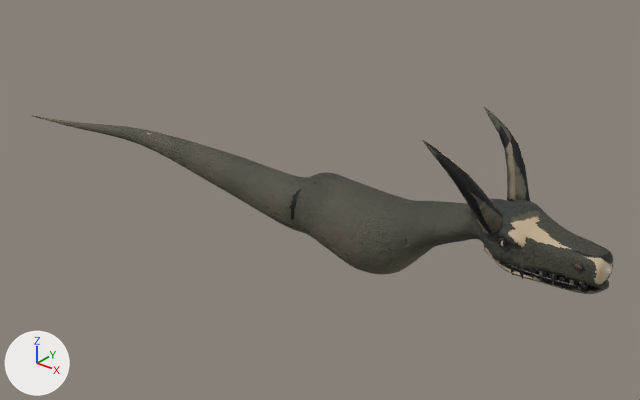
The Blender file assets/art-v5/creatures/ancient-wyrm/ancient-wyrm.blend as it was, and as the next commit left it.
Camera for both pictures: a 50 mm lens placed at (4.47, -6.56, 4.63), pointed at (-0.99, 0.26, 0.4). Every picture has the same lights, and +X, +Y and +Z are marked at lower left. The first picture is the older version. Objects named as collision shapes, trigger or cutter boxes, shadow casters or lower levels of detail are left out.

In view in the first picture: 'Surface_LOD0'.
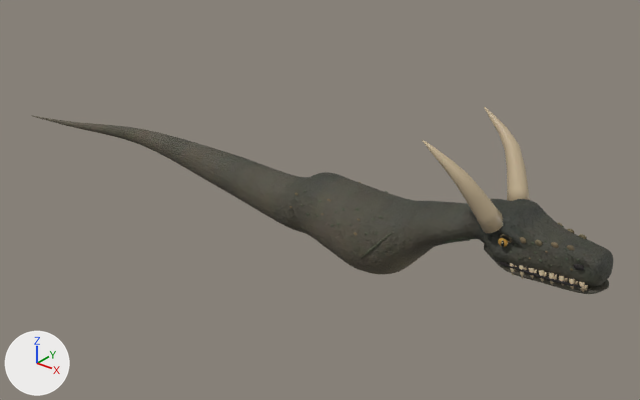
Boxes [x1, y1, x2, y2] around the edits, measured in the pictures (640 x 400 px; the box of a moved part takes in the faces that stretch with it):
part 1 of me_anatomical_axial_skin, moved or reshaped: [35, 116, 613, 290] in both
part 2 of me_anatomical_axial_skin, surface changed: [146, 115, 612, 294] in both

Edits to the bpy script that builds the scene:
```text
Change me_anatomical_axial_skin:
    used by ob_surface_lod0; location = (0.0, 0.0, 0.0)
    remove me_anatomical_axial_skin.from_pydata(...)  # 11920 vertices, 23660 faces; spans x -5.75..2.35, y -0.54..0.54, z 0.0..1.8
    add me_anatomical_axial_skin.from_pydata(...)  # 15048 vertices, 29468 faces; spans x -5.75..2.35, y -0.54..0.54, z 0.0..1.8
    me_anatomical_axial_skin part 1: 223 vertices moved within x -5.65..2.33, y -0.38..0.38, z 0.0..1.18; 5180 vertices removed from x -5.71..2.34, y -0.53..0.53, z 0.0..1.79; 7506 vertices added at x -5.72..2.34, y -0.53..0.53, z 0.0..1.8
    me_anatomical_axial_skin part 2: 5212 kept faces spanning x -5.75..2.35, y -0.54..0.54, z 0.02..1.8 get new texture (UV) coordinates
    other edits to the shape of me_anatomical_axial_skin do not show in these pictures
```
